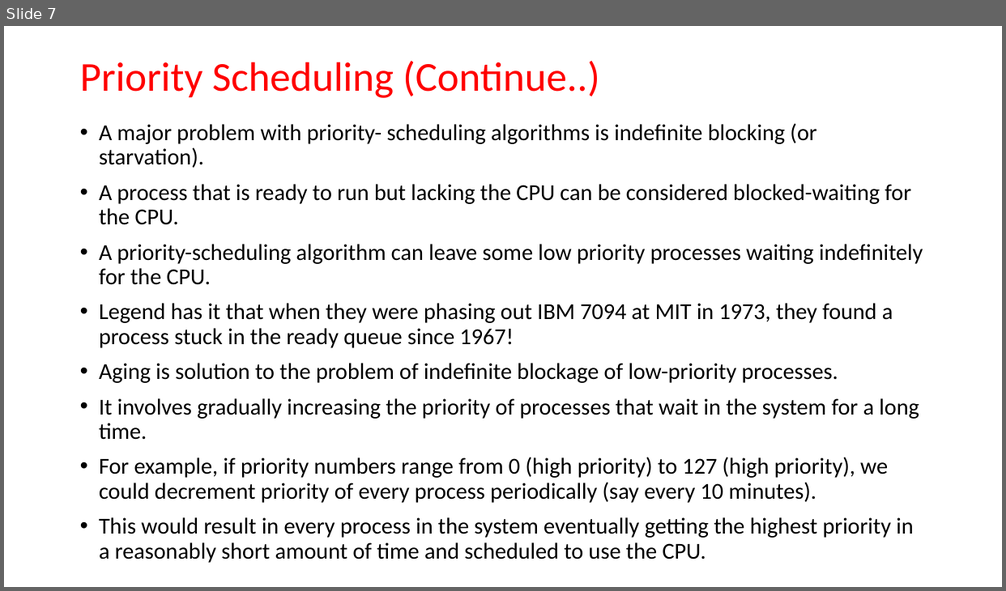
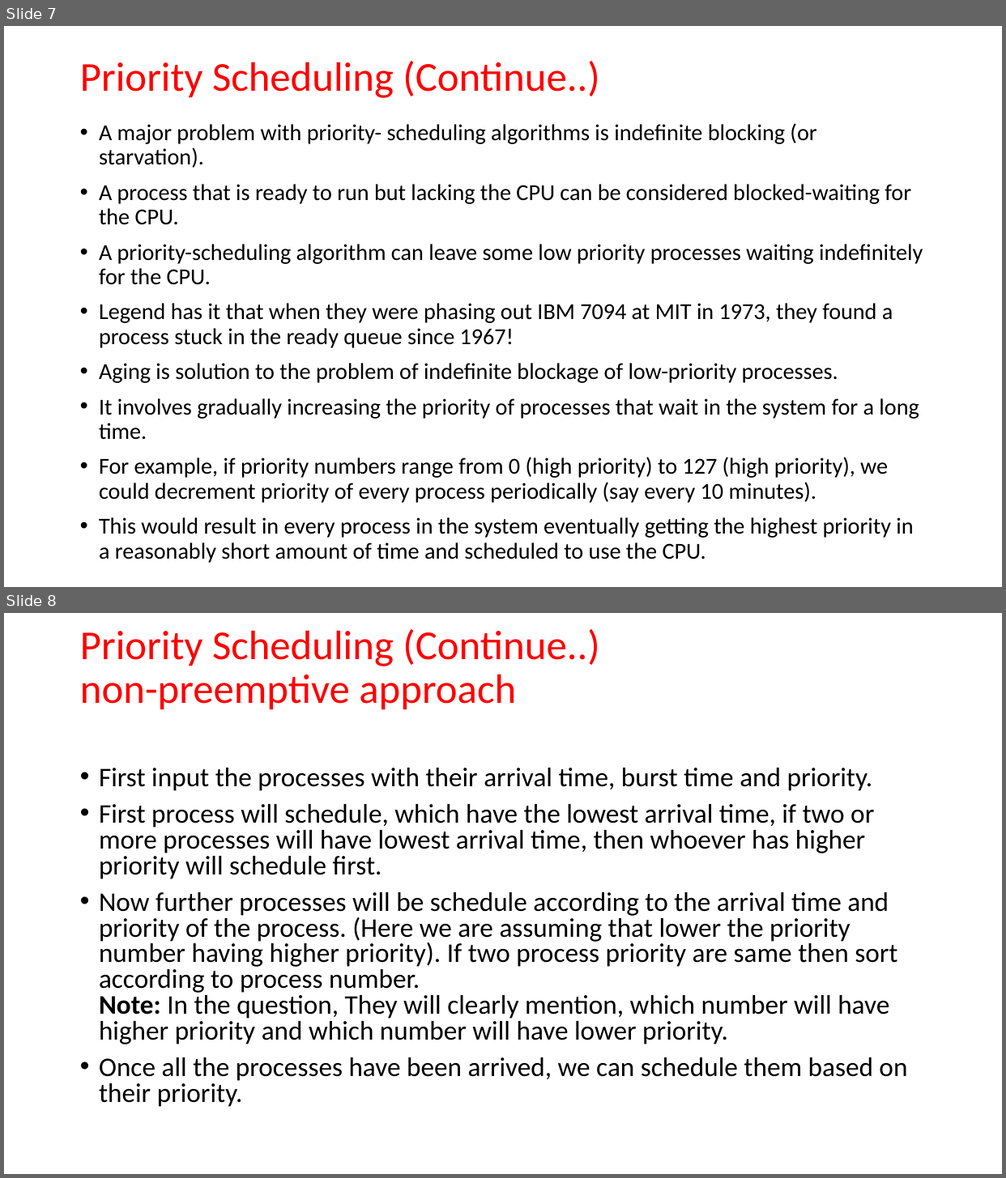
Before and after one commit to bamboat3/os, a slide deck: Lecture-8.pptx. Shown one above the other, each under a label of ours: slide 7 before the commit, slides 7 and 8 after it. The pictures are 1006x591 and 1006x1178 pixels, drawn with LibreOffice and Linux fonts; fonts in the diff are those of the drawing. Boxes give left, top, right and bottom in pixels: in the first picture for what was removed or moved away, otherwise in the second. Text is boxed around its words. In the diff, an @@ line names an element or a change of style, - is before the commit and + after.

```diff
--- a/Lecture-8.pptx
+++ b/Lecture-8.pptx
@@ slide 8 added at box(4, 613, 1002, 1174), background #FFFFFF @@
@@ title added at box(80, 629, 599, 710), 39.6 pt, text #FF0000 @@
+Priority Scheduling (Continue..)
+non-preemptive approach
@@ text added at box(99, 768, 907, 1107), 25.9 pt, text #000000 @@
+• First input the processes with their arrival time, burst time and priority.
+• First process will schedule, which have the lowest arrival time, if two or more processes will have lowest arrival time, then whoever has higher priority will schedule first.
+• Now further processes will be schedule according to the arrival time and priority of the process. (Here we are assuming that lower the priority number having higher priority). If two process priority are same then sort according to process number.
+  Note: In the question, They will clearly mention, which number will have higher priority and which number will have lower priority.
+• Once all the processes have been arrived, we can schedule them based on their priority.
```
Also in this commit, not shown: 3 other slides added.
